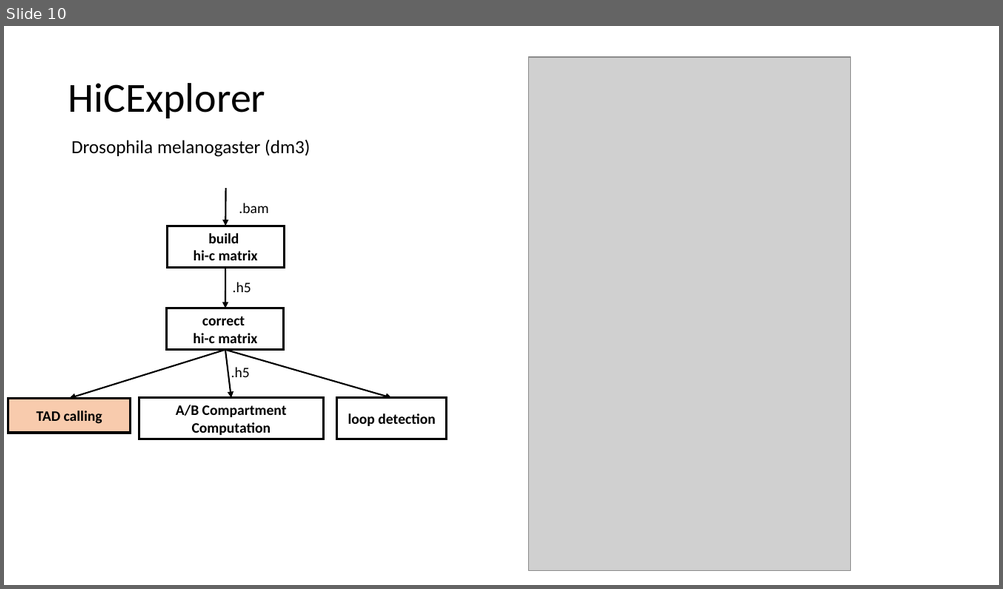
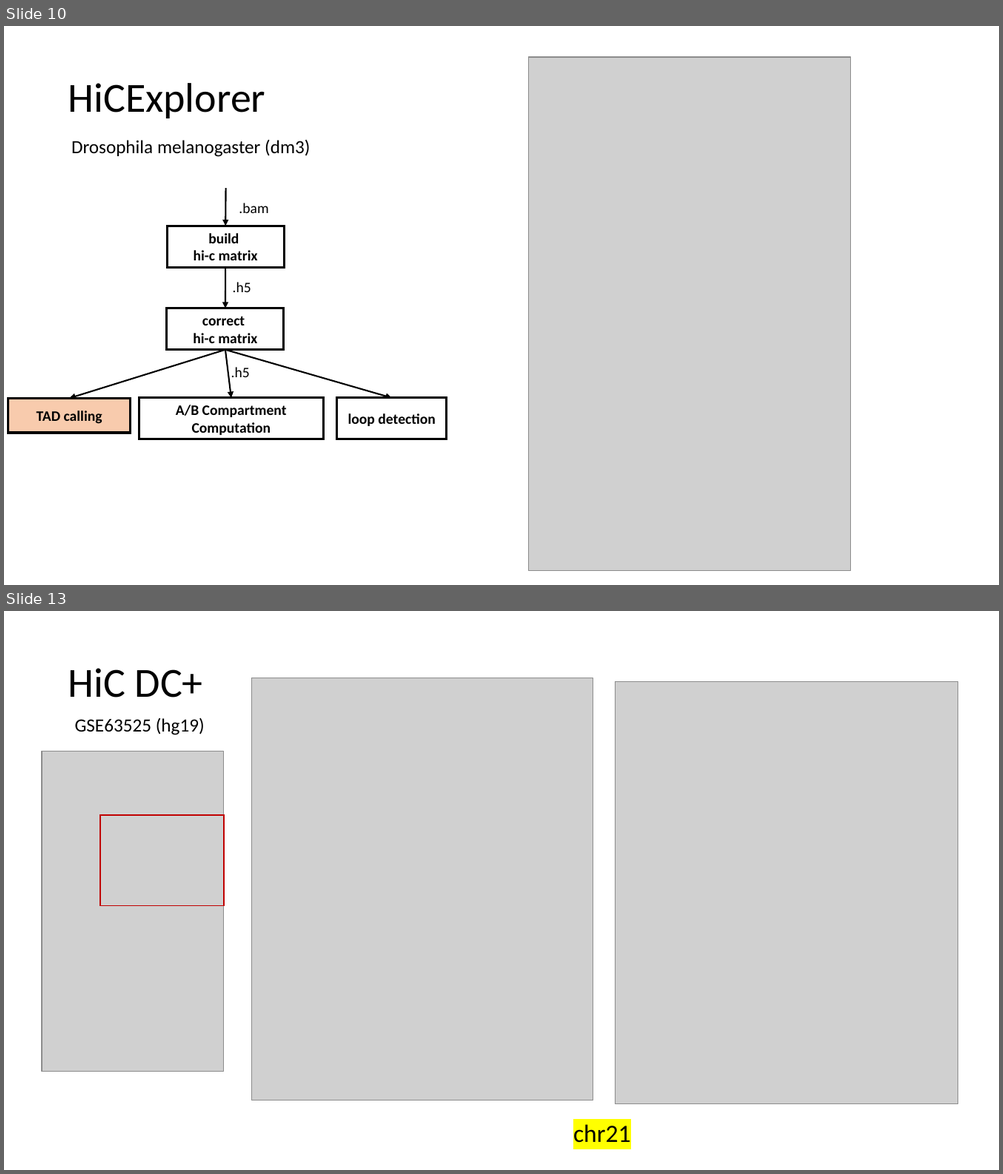
Before and after one commit to 1092-bioinformatics/finalproject-109753144, a slide deck: docs/final_presentation.pptx. Shown one above the other, each under a label of ours: slide 10 before the commit, slides 10 and 13 after it; the slides between them are not shown. The pictures are 1003x589 and 1003x1174 pixels, drawn with LibreOffice and Linux fonts; fonts in the diff are those of the drawing; grey boxes stand for pictures. Boxes give left, top, right and bottom in pixels: in the first picture for what was removed or moved away, otherwise in the second. Text is boxed around its words. In the diff, an @@ line names an element or a change of style, - is before the commit and + after.

```diff
--- a/docs/final_presentation.pptx
+++ b/docs/final_presentation.pptx
@@ slide 13 added at box(4, 611, 999, 1170), background #FFFFFF @@
@@ text added at box(68, 668, 203, 698), 40 pt, text #000000 @@
+HiC DC+
@@ picture added at box(252, 678, 593, 1101) @@
@@ picture added at box(615, 682, 959, 1105) @@
@@ text added at box(75, 718, 205, 735), 18 pt, text #000000 @@
+GSE63525 (hg19)
@@ picture added at box(42, 752, 224, 1072) @@
@@ rectangle added at box(100, 815, 224, 906), outline #C00000 1 pt @@
@@ text added at box(573, 1125, 631, 1143), 24 pt, text #000000 @@
+chr21
```
Also in this commit, not shown: 1 slide changed, 3 other slides added, 2 other files.
